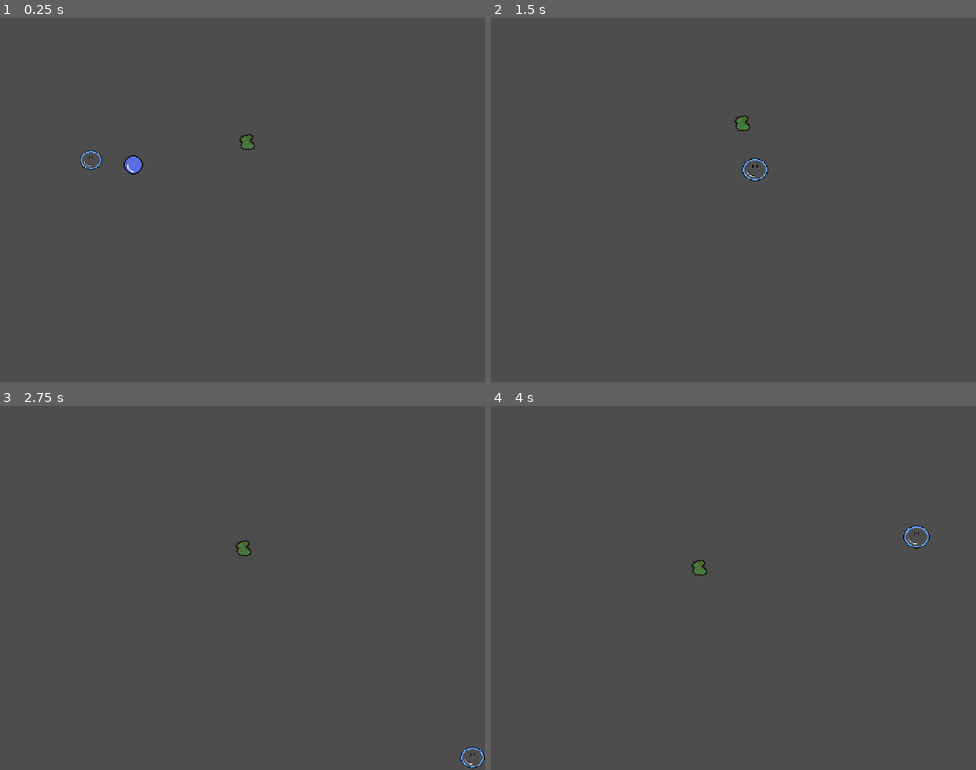
Above: before the commit, frames 1-4 (two rows, left to right).
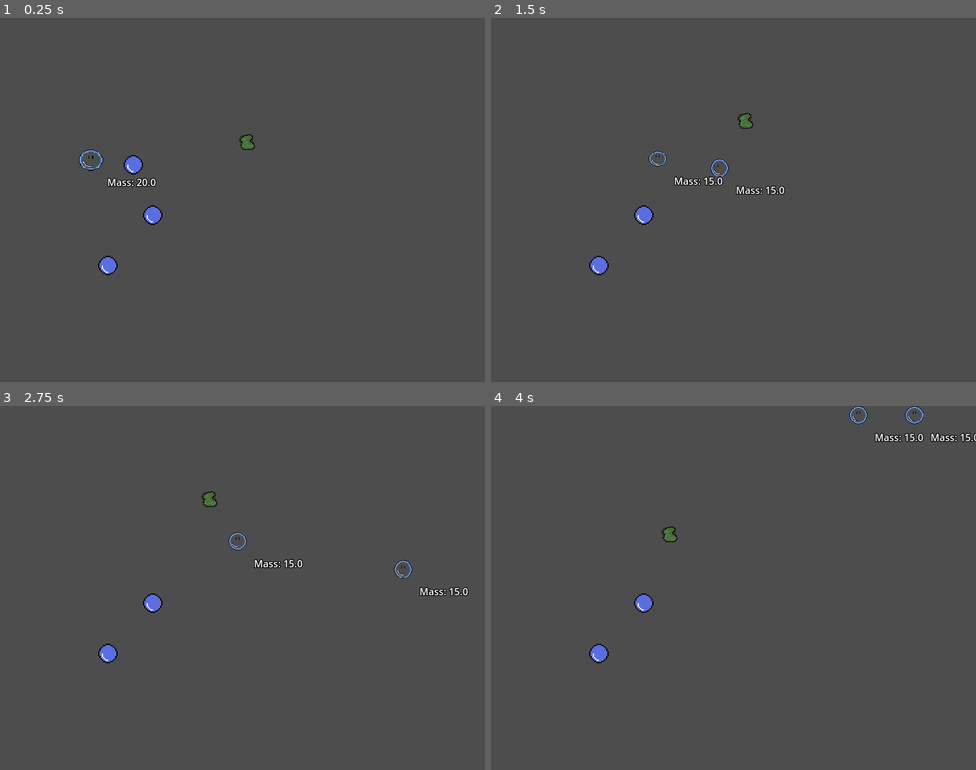
Above: after the commit, the same moments.

Repository: that-damn-cat/BubbleTrouble
Game: Godot game, scene res://game.tscn
Two runs of this game, one before a commit and one after it. Both use one fixed random seed, a clock stepped at 60 frames per second and the inputs below.
Inputs:
- Up to frame 1 (0.25 s): no input
- Up to frame 2 (1.5 s): tap Enter at 0.5 s; hold Right (right) 0.53-1.28 s; tap Space (shoot) at 0.6, 1.35 s; hold Down (down) from 1.28 s (still down)
- Up to frame 3 (2.75 s): release Down (down) at 2.03 s; hold Right (right) from 2.03 s (still down); tap Space (shoot) at 2.1 s
- Up to frame 4 (4 s): release Right (right) at 2.78 s; hold Up (up) 2.78-3.53 s; tap Space (shoot) at 2.85, 3.6 s; hold Left (left) from 3.53 s (still down)

The runs differ from the first frame. In frame 1, 0.6% of the frame differs, in the area x 16-34%, y 36-71%; in frame 2, 0.9%; in frame 3, 1.0%; in frame 4, 1.0%, in the area x 20-100%, y 0-71%.

Commit message:
Bubble Shooting

Diff:
--- a/Components/GrowComponent/GrowComponent.gd
+++ b/Components/GrowComponent/GrowComponent.gd
@@ -3,7 +3,6 @@
 
 @export var sprites: Array[Sprite2D]
 @export var collision_shapes: Array[CollisionShape2D]
-@export var collider_inset_px: float
 @export var size: float
 @export var scaling: float = 1.0
 
@@ -22,7 +21,7 @@
 		var shape: Shape2D = collider.shape
 
 		if shape is CircleShape2D:
-			shape.radius = ((size / 2.0) - collider_inset_px) * globals.scaling_factor * scaling
+			shape.radius = ((size / 2.0)) * globals.scaling_factor * scaling
 		else:
 			push_error("Shape type not handled yet. Implement me :(")
 
--- a/Entities/Droplet/droplet.gd
+++ b/Entities/Droplet/droplet.gd
@@ -9,5 +9,5 @@
 
 func _on_body_entered(body: Node2D) -> void:
 	if body is Player:
-		body.grow_component.add_size(size_bonus)
+		body.set_mass(body.mass + size_bonus)
 		queue_free()
--- a/Entities/Droplet/droplet.tscn
+++ b/Entities/Droplet/droplet.tscn
@@ -11,6 +11,7 @@
 collision_layer = 8
 collision_mask = 18
 script = ExtResource("1_y06n3")
+size_bonus = 10.0
 grow_component = NodePath("GrowComponent")
 
 [node name="Sprite2D" type="Sprite2D" parent="."]
--- /dev/null
+++ b/Entities/Player/active.gd
@@ -0,0 +1,12 @@
+extends State
+
+func update(_delta: float) -> void:
+	state_machine.controlled_node.direction = Input.get_vector("left", "right", "up", "down")
+
+	if Input.is_action_just_pressed("shoot"):
+		if (state_machine.controlled_node.mass * 0.5) < 10.0:
+			return
+		transition_to("splitting")
+
+func exit() -> void:
+	state_machine.controlled_node.direction = Vector2.ZERO
--- a/Entities/Player/player.gd
+++ b/Entities/Player/player.gd
@@ -4,30 +4,31 @@
 @export_category("Components")
 @export var grow_component: GrowComponent
 
-@export_category("Visual")
-@export var grow_anim_mult: float = 1.0
+@export_category("Visuals")
+@export var animation: AnimationPlayer
 
 @export_category("Physics")
 @export var acceleration = 15
 @export var max_speed = 500
 @export_range(0.0, 1.0, 0.01) var friction = .09
-@export var mass: float = 32.0
+@export var mass: float = 20.0
 
 @export_category("Collider Settings")
+@export var collider: CollisionShape2D
 @export var physics_inset_pixels: float = 2.0
 @export var merge_outset_pixels: float = 1.0
 
 var direction := Vector2.ZERO
 
 func _ready() -> void:
+	set_mass(mass)
+
+
+func set_mass(amount: float) -> void:
+	mass = amount
 	grow_component.size = mass
 	grow_component.update_size()
-
-
-func _process(delta: float) -> void:
-	direction = Input.get_vector("left", "right", "up", "down")
-	grow_component.scaling = grow_anim_mult
-	grow_component.update_size()
+	%MassLabel.text = "Mass: %0.1f" % mass
 
 
 func _physics_process(delta):
--- a/Entities/Player/player.tscn
+++ b/Entities/Player/player.tscn
@@ -1,8 +1,13 @@
-[gd_scene load_steps=8 format=3 uid="uid://bo5tu8ywsry1c"]
+[gd_scene load_steps=20 format=3 uid="uid://bo5tu8ywsry1c"]
 
 [ext_resource type="Script" uid="uid://28w3tm2vv6c7" path="res://Entities/Player/player.gd" id="1_y2db8"]
 [ext_resource type="Texture2D" uid="uid://dot4dglb0ok4a" path="res://Entities/Player/Assets/BubbleTroublePlayer-Sheet.png" id="3_lu8i8"]
 [ext_resource type="Script" uid="uid://clk0dpb5pe8ty" path="res://Components/GrowComponent/GrowComponent.gd" id="3_tekja"]
+[ext_resource type="Script" uid="uid://bgpd4vkv8bjbk" path="res://Entities/Player/state_machine.gd" id="4_5c2io"]
+[ext_resource type="Script" uid="uid://dns8j3tufk62e" path="res://Entities/Player/spawning.gd" id="5_01a4e"]
+[ext_resource type="Script" uid="uid://xmr3p4wrraye" path="res://Components/State/State.gd" id="5_4wf4l"]
+[ext_resource type="Script" uid="uid://dq1wg41ifg4p3" path="res://Entities/Player/active.gd" id="6_7a1se"]
+[ext_resource type="Script" uid="uid://7jdsurafbrdf" path="res://Entities/Player/splitting.gd" id="7_lub02"]
 
 [sub_resource type="Animation" id="Animation_tekja"]
 length = 0.001
@@ -18,22 +23,10 @@
 "update": 1,
 "values": [0]
 }
-tracks/1/type = "value"
-tracks/1/imported = false
-tracks/1/enabled = true
-tracks/1/path = NodePath(".:grow_anim_mult")
-tracks/1/interp = 1
-tracks/1/loop_wrap = true
-tracks/1/keys = {
-"times": PackedFloat32Array(0),
-"transitions": PackedFloat32Array(1),
-"update": 0,
-"values": [1.0]
-}
 
 [sub_resource type="Animation" id="Animation_lu8i8"]
 resource_name = "idle"
-length = 0.5
+length = 0.75
 loop_mode = 1
 tracks/0/type = "value"
 tracks/0/imported = false
@@ -42,41 +35,139 @@
 tracks/0/interp = 0
 tracks/0/loop_wrap = true
 tracks/0/keys = {
-"times": PackedFloat32Array(0, 0.25),
+"times": PackedFloat32Array(0, 0.375),
 "transitions": PackedFloat32Array(1, 1),
 "update": 1,
 "values": [0, 5]
 }
-tracks/1/type = "value"
-tracks/1/imported = false
-tracks/1/enabled = true
-tracks/1/path = NodePath(".:grow_anim_mult")
-tracks/1/interp = 1
-tracks/1/loop_wrap = true
-tracks/1/keys = {
-"times": PackedFloat32Array(0, 0.25, 0.5),
-"transitions": PackedFloat32Array(3, 3, 3),
-"update": 0,
-"values": [1.0, 0.9, 1.0]
+
+[sub_resource type="Animation" id="Animation_7a1se"]
+resource_name = "look_down"
+length = 0.75
+loop_mode = 1
+tracks/0/type = "value"
+tracks/0/imported = false
+tracks/0/enabled = true
+tracks/0/path = NodePath("Bubs:frame")
+tracks/0/interp = 1
+tracks/0/loop_wrap = true
+tracks/0/keys = {
+"times": PackedFloat32Array(0),
+"transitions": PackedFloat32Array(1),
+"update": 1,
+"values": [3]
+}
+
+[sub_resource type="Animation" id="Animation_4wf4l"]
+resource_name = "look_left"
+length = 0.75
+loop_mode = 1
+tracks/0/type = "value"
+tracks/0/imported = false
+tracks/0/enabled = true
+tracks/0/path = NodePath("Bubs:frame")
+tracks/0/interp = 1
+tracks/0/loop_wrap = true
+tracks/0/keys = {
+"times": PackedFloat32Array(0),
+"transitions": PackedFloat32Array(1),
+"update": 1,
+"values": [4]
+}
+
+[sub_resource type="Animation" id="Animation_01a4e"]
+resource_name = "look_right"
+length = 0.75
+loop_mode = 1
+tracks/0/type = "value"
+tracks/0/imported = false
+tracks/0/enabled = true
+tracks/0/path = NodePath("Bubs:frame")
+tracks/0/interp = 1
+tracks/0/loop_wrap = true
+tracks/0/keys = {
+"times": PackedFloat32Array(0),
+"transitions": PackedFloat32Array(1),
+"update": 1,
+"values": [2]
+}
+
+[sub_resource type="Animation" id="Animation_5c2io"]
+resource_name = "look_up"
+length = 0.75
+loop_mode = 1
+tracks/0/type = "value"
+tracks/0/imported = false
+tracks/0/enabled = true
+tracks/0/path = NodePath("Bubs:frame")
+tracks/0/interp = 1
+tracks/0/loop_wrap = true
+tracks/0/keys = {
+"times": PackedFloat32Array(0),
+"transitions": PackedFloat32Array(1),
+"update": 1,
+"values": [1]
+}
+
+[sub_resource type="Animation" id="Animation_x1y6q"]
+resource_name = "shoot_spawn"
+length = 0.4
+tracks/0/type = "value"
+tracks/0/imported = false
+tracks/0/enabled = true
+tracks/0/path = NodePath("Bubs:frame")
+tracks/0/interp = 1
+tracks/0/loop_wrap = true
+tracks/0/keys = {
+"times": PackedFloat32Array(0, 0.1, 0.2, 0.3),
+"transitions": PackedFloat32Array(1, 1, 1, 1),
+"update": 1,
+"values": [9, 15, 5, 0]
+}
+
+[sub_resource type="Animation" id="Animation_lub02"]
+resource_name = "split"
+length = 0.7
+tracks/0/type = "value"
+tracks/0/imported = false
+tracks/0/enabled = true
+tracks/0/path = NodePath("Bubs:frame")
+tracks/0/interp = 1
+tracks/0/loop_wrap = true
+tracks/0/keys = {
+"times": PackedFloat32Array(0, 0.1, 0.2, 0.3, 0.4, 0.5, 0.6),
+"transitions": PackedFloat32Array(1, 1, 1, 1, 1, 1, 1),
+"update": 1,
+"values": [0, 5, 6, 7, 8, 13, 0]
 }
 
 [sub_resource type="AnimationLibrary" id="AnimationLibrary_5c2io"]
 _data = {
 &"RESET": SubResource("Animation_tekja"),
-&"idle": SubResource("Animation_lu8i8")
+&"idle": SubResource("Animation_lu8i8"),
+&"look_down": SubResource("Animation_7a1se"),
+&"look_left": SubResource("Animation_4wf4l"),
+&"look_right": SubResource("Animation_01a4e"),
+&"look_up": SubResource("Animation_5c2io"),
+&"shoot_spawn": SubResource("Animation_x1y6q"),
+&"split": SubResource("Animation_lub02")
 }
 
 [sub_resource type="CircleShape2D" id="CircleShape2D_0e48y"]
 radius = 28.0
 
-[node name="Player" type="CharacterBody2D" node_paths=PackedStringArray("grow_component")]
+[sub_resource type="CircleShape2D" id="CircleShape2D_7a1se"]
+radius = 34.0
+
+[node name="Player" type="CharacterBody2D" node_paths=PackedStringArray("grow_component", "animation", "collider")]
 collision_layer = 2
 collision_mask = 31
 script = ExtResource("1_y2db8")
 grow_component = NodePath("GrowComponent")
+animation = NodePath("Bubs/AnimationPlayer")
 max_speed = 400
 friction = 0.06
-mass = 20.0
+collider = NodePath("PhysicsCollider")
 
 [node name="Bubs" type="Sprite2D" parent="."]
 unique_name_in_owner = true
@@ -92,12 +183,53 @@
 autoplay = "idle"
 
 [node name="PhysicsCollider" type="CollisionShape2D" parent="."]
-unique_name_in_owner = true
 visible = false
 shape = SubResource("CircleShape2D_0e48y")
+
+[node name="MergeArea" type="Area2D" parent="."]
+
+[node name="MergeCollider" type="CollisionShape2D" parent="MergeArea"]
+shape = SubResource("CircleShape2D_7a1se")
 
 [node name="GrowComponent" type="Node" parent="." node_paths=PackedStringArray("sprites", "collision_shapes")]
 script = ExtResource("3_tekja")
 sprites = [NodePath("../Bubs")]
-collision_shapes = [NodePath("../PhysicsCollider")]
+collision_shapes = [NodePath("../PhysicsCollider"), NodePath("../MergeArea/MergeCollider")]
 metadata/_custom_type_script = "uid://clk0dpb5pe8ty"
+
+[node name="StateMachine" type="Node" parent="." node_paths=PackedStringArray("controlled_node", "initial_state")]
+script = ExtResource("4_5c2io")
+controlled_node = NodePath("..")
+initial_state = NodePath("Spawning")
+metadata/_custom_type_script = "uid://bnuyec0xe7i0k"
+
+[node name="Spawning" type="Node" parent="StateMachine"]
+script = ExtResource("5_01a4e")
+state_name = "spawning"
+metadata/_custom_type_script = "uid://xmr3p4wrraye"
+
+[node name="Active" type="Node" parent="StateMachine"]
+script = ExtResource("6_7a1se")
+state_name = "active"
+metadata/_custom_type_script = "uid://xmr3p4wrraye"
+
+[node name="Splitting" type="Node" parent="StateMachine"]
+script = ExtResource("7_lub02")
+state_name = "splitting"
+metadata/_custom_type_script = "uid://xmr3p4wrraye"
+
+[node name="Dying" type="Node" parent="StateMachine"]
+script = ExtResource("5_4wf4l")
+state_name = "dying"
+metadata/_custom_type_script = "uid://xmr3p4wrraye"
+
+[node name="MassLabel" type="Label" parent="."]
+unique_name_in_owner = true
+offset_left = 27.0
+offset_top = 25.0
+offset_right = 67.0
+offset_bottom = 48.0
+theme_override_constants/outline_size = 5
+text = "Mass: "
+
+[connection signal="animation_finished" from="Bubs/AnimationPlayer" to="StateMachine/Splitting" method="_on_animation_player_animation_finished"]
--- /dev/null
+++ b/Entities/Player/spawning.gd
@@ -0,0 +1,17 @@
+extends State
+
+var physics_delay_secs: float = 0.75
+var elapsed_time: float = 0.0
+
+func enter() -> void:
+	elapsed_time = 0.0
+	state_machine.controlled_node.set_collision_mask_value(2, false)
+	state_machine.controlled_node.animation.play("shoot_spawn")
+
+func update(delta: float) -> void:
+	if elapsed_time <= physics_delay_secs:
+		elapsed_time += delta
+		return
+
+	state_machine.controlled_node.set_collision_mask_value(2, true)
+	transition_to("active")
--- /dev/null
+++ b/Entities/Player/splitting.gd
@@ -0,0 +1,26 @@
+extends State
+
+var controlled_node: Player
+
+func enter() -> void:
+	controlled_node = state_machine.controlled_node
+	controlled_node.animation.play("split")
+
+	var new_player : Player = controlled_node.duplicate()
+	controlled_node.velocity *= Vector2(-1, -1)
+	new_player.velocity *= 2.0
+	controlled_node.velocity *= 0.8
+
+	new_player.mass *= 0.5
+	controlled_node.set_mass(controlled_node.mass * 0.5)
+	controlled_node.set_collision_mask_value(2, false)
+
+	globals.player_container.add_child(new_player)
+
+func update(_delta: float) -> void:
+	pass
+	#state_machine.controlled_node.direction = Input.get_vector("left", "right", "up", "down")
+
+func _on_animation_player_animation_finished(anim_name: StringName) -> void:
+	if anim_name == "split":
+		transition_to("active")
--- /dev/null
+++ b/Entities/Player/state_machine.gd
@@ -0,0 +1,3 @@
+extends StateMachine
+
+@export var controlled_node: Player
--- /dev/null
+++ b/game.gd
@@ -0,0 +1,6 @@
+extends Node
+
+func _ready() -> void:
+	globals.player_container = %Players
+	globals.enemy_container = %Enemies
+	globals.pickup_container = %Pickups
--- a/game.tscn
+++ b/game.tscn
@@ -1,8 +1,10 @@
-[gd_scene load_steps=8 format=3 uid="uid://dvpursjeaw74i"]
+[gd_scene load_steps=10 format=3 uid="uid://dvpursjeaw74i"]
 
 [ext_resource type="PackedScene" uid="uid://bo5tu8ywsry1c" path="res://Entities/Player/player.tscn" id="1_0f0hj"]
+[ext_resource type="Script" uid="uid://clmbc0or0dlqo" path="res://game.gd" id="1_7jktm"]
 [ext_resource type="PackedScene" uid="uid://x3otvmpq532f" path="res://Entities/Droplet/droplet.tscn" id="2_hg6cf"]
 [ext_resource type="PackedScene" uid="uid://dgqdov4kcwtwt" path="res://Entities/Germ/germ.tscn" id="3_0ia01"]
+[ext_resource type="AudioStream" uid="uid://bpaiu2bwmep05" path="res://Assets/bubbletrubl.wav" id="4_fc0e3"]
 
 [sub_resource type="WorldBoundaryShape2D" id="WorldBoundaryShape2D_feb5d"]
 normal = Vector2(0, 1)
@@ -17,6 +19,7 @@
 normal = Vector2(-1, 0)
 
 [node name="Game" type="Node"]
+script = ExtResource("1_7jktm")
 
 [node name="Bounds" type="StaticBody2D" parent="."]
 
@@ -34,11 +37,30 @@
 position = Vector2(800, 600)
 shape = SubResource("WorldBoundaryShape2D_ryrav")
 
-[node name="Player" parent="." instance=ExtResource("1_0f0hj")]
+[node name="Players" type="Node" parent="."]
+unique_name_in_owner = true
+
+[node name="Player" parent="Players" instance=ExtResource("1_0f0hj")]
 position = Vector2(150, 234)
 
-[node name="germ" parent="." instance=ExtResource("3_0ia01")]
+[node name="Enemies" type="Node" parent="."]
+unique_name_in_owner = true
+
+[node name="germ" parent="Enemies" instance=ExtResource("3_0ia01")]
 position = Vector2(404, 204)
 
-[node name="Droplet" parent="." instance=ExtResource("2_hg6cf")]
+[node name="Pickups" type="Node" parent="."]
+unique_name_in_owner = true
+
+[node name="Droplet" parent="Pickups" instance=ExtResource("2_hg6cf")]
 position = Vector2(220, 242)
+
+[node name="Droplet2" parent="Pickups" instance=ExtResource("2_hg6cf")]
+position = Vector2(252, 325)
+
+[node name="Droplet3" parent="Pickups" instance=ExtResource("2_hg6cf")]
+position = Vector2(178, 408)
+
+[node name="BGM" type="AudioStreamPlayer" parent="."]
+stream = ExtResource("4_fc0e3")
+autoplay = true
--- a/globals.gd
+++ b/globals.gd
@@ -1,3 +1,7 @@
 extends Node
 
 var scaling_factor: float = 2.0
+
+var player_container: Node = null
+var enemy_container: Node = null
+var pickup_container: Node = null
Not shown, added: Entities/Player/active.gd.uid
Not shown, added: Entities/Player/spawning.gd.uid
Not shown, added: Entities/Player/splitting.gd.uid
Not shown, added: Entities/Player/state_machine.gd.uid
Not shown, added: game.gd.uid
